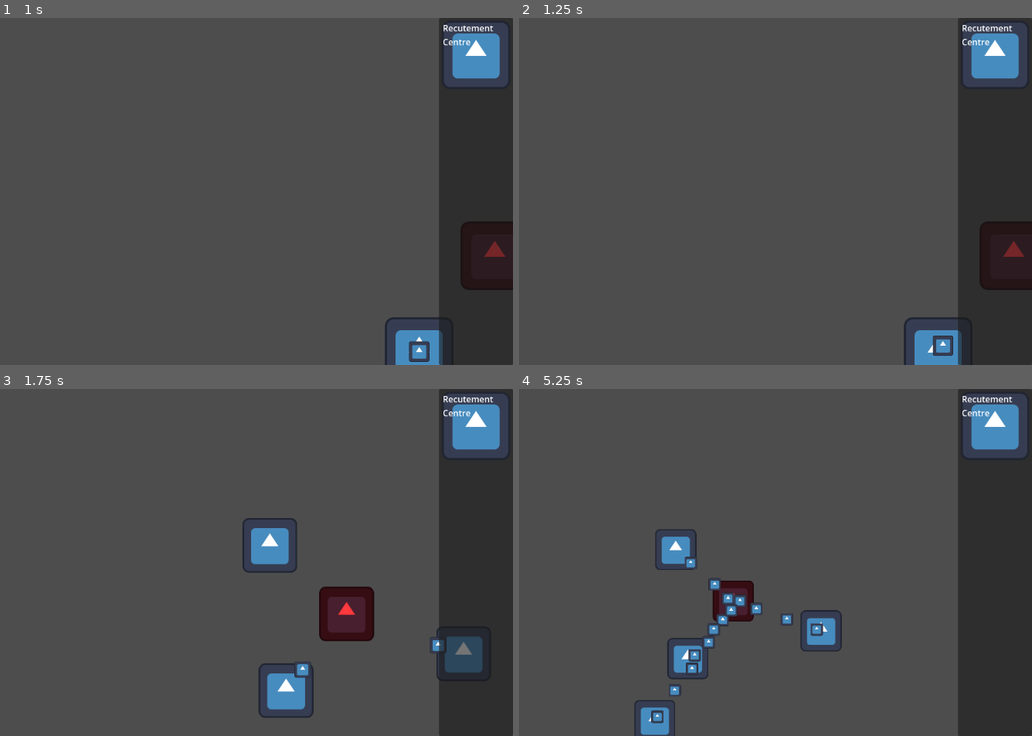
Above: before the commit, frames 1-4 (two rows, left to right).
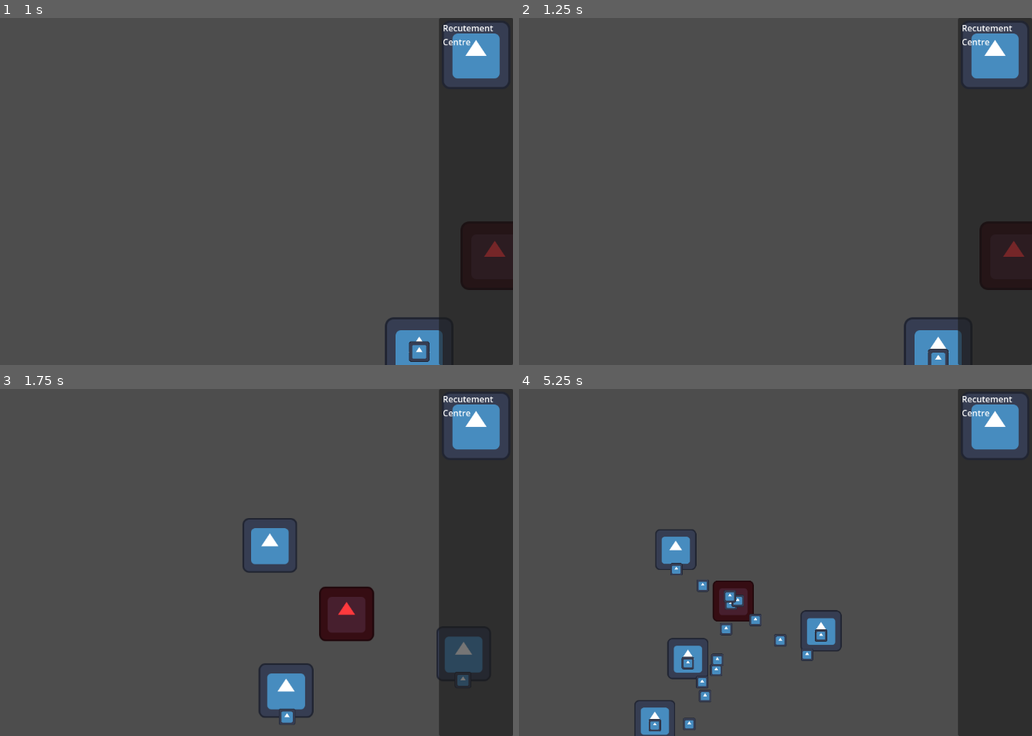
Above: after the commit, the same moments.

Repository: CiaranWoodward/LD55
Game: Godot game, scene res://Map/GameMap.tscn
Two runs of this game, one before a commit and one after it. Both use one fixed random seed, a clock stepped at 60 frames per second and the inputs below. The engine's default icon, where the game draws it, is replaced by a stand-in: a white triangle on a blue panel in a dark square.
Inputs (mouse positions are in pixels of both pictures, inside the frame that each line leads up to):
- Up to frame 1 (1 s): click "Recutement Centre" at 0.5 s
- Up to frame 2 (1.25 s): no input
- Up to frame 3 (1.75 s): move the mouse to (338, 545) at 1.27 s; hold Right (ui_right) from 1.28 s (still down); hold Mouse wheel down (zoom_in) from 1.28 s (still down); click (338, 545) at 1.42 s
- Up to frame 4 (5.25 s): release Right (ui_right) at 2 s; release Mouse wheel down (zoom_in) at 2 s; drag from (601, 579) to (713, 690) at 2.02 s; move the mouse to (785, 486) at 2.77 s; hold Right (ui_right) 2.78-3.5 s; hold Mouse wheel down (zoom_in) 2.78-3.5 s; drag from (693, 631) to (580, 548) at 3.52 s; move the mouse to (908, 614) at 4.27 s; hold Left (ui_left) 4.28-5 s; hold Mouse wheel down (zoom_in) 4.28-5 s; drag from (539, 510) to (806, 631) at 5.02 s

Frame 1 is identical in both runs. In frame 2, 0.3% of the frame differs, in the area x 79-85%, y 91-100%; in frame 3, 0.4%; in frame 4, 1.6%, in the area x 25-61%, y 48-99%.

Commit message:
collisions

Diff:
--- a/Buildings/RecutementCentre.tscn
+++ b/Buildings/RecutementCentre.tscn
@@ -17,3 +17,7 @@
 [node name="BuildPreventionShape" type="CollisionShape2D" parent="BuildPrevention"]
 position = Vector2(0.5, -0.25)
 shape = SubResource("RectangleShape2D_o5ibk")
+
+[node name="Polygon2D" type="Polygon2D" parent="."]
+color = Color(1, 1, 1, 0)
+polygon = PackedVector2Array(-66, -67, 67, -67, 67, -6.42422, 67, 65, -66, 66)
--- a/Characters/Cat.tscn
+++ b/Characters/Cat.tscn
@@ -4,16 +4,16 @@
 [ext_resource type="Texture2D" uid="uid://bqrlf1ou31xpm" path="res://icon.svg" id="2_8vqqb"]
 
 [sub_resource type="CircleShape2D" id="CircleShape2D_6fh43"]
-radius = 19.0263
+radius = 11.49
 
 [node name="Cat" type="CharacterBody2D"]
 script = ExtResource("1_52cgv")
-
-[node name="CollisionShape2D" type="CollisionShape2D" parent="."]
-shape = SubResource("CircleShape2D_6fh43")
 
 [node name="NavigationAgent2D" type="NavigationAgent2D" parent="."]
 
 [node name="Graphic" type="Sprite2D" parent="."]
 scale = Vector2(0.3, 0.3)
 texture = ExtResource("2_8vqqb")
+
+[node name="CollisionShape2D" type="CollisionShape2D" parent="."]
+shape = SubResource("CircleShape2D_6fh43")
--- a/Global.gd
+++ b/Global.gd
@@ -1,6 +1,6 @@
 extends Node
 
-var game_map: Node = null
+var game_map: GameMap = null
 
 signal resource_updated
 
--- a/Map/GameMap.gd
+++ b/Map/GameMap.gd
@@ -1,11 +1,25 @@
+class_name GameMap
 extends Node2D
+
+@onready var nav_region : NavigationRegion2D = $NavigationRegion2D
+@onready var cursor : Cursor = $Cursor
 
 
 # Called when the node enters the scene tree for the first time.
 func _ready():
 	Global.game_map = self
-
+	_compute_nav_mesh()
 
 # Called every frame. 'delta' is the elapsed time since the previous frame.
 func _process(delta):
 	pass
+
+func _compute_nav_mesh():
+	nav_region.bake_navigation_polygon()
+
+func add_building_child(building: Building, position: Vector2):
+	nav_region.add_child(building)
+	building.global_position = position
+	building.as_ui_part = false
+	building.buy()
+	_compute_nav_mesh()
--- a/Map/GameMap.tscn
+++ b/Map/GameMap.tscn
@@ -7,28 +7,25 @@
 [ext_resource type="PackedScene" uid="uid://ckplrxq1lxetw" path="res://UI/Cursor.tscn" id="4_0ycld"]
 [ext_resource type="Script" path="res://Map/PlayerCam.gd" id="6_5o6ap"]
 
-[sub_resource type="NavigationPolygon" id="NavigationPolygon_ar052"]
-vertices = PackedVector2Array(1328, -40, 1261, 680, -49, 653, -7, -54)
-polygons = Array[PackedInt32Array]([PackedInt32Array(0, 1, 2, 3)])
-outlines = Array[PackedVector2Array]([PackedVector2Array(-17, -65, 1339, -50, 1271, 691, -60, 663)])
-source_geometry_group_name = &"navigation_polygon_source_group"
+[sub_resource type="NavigationPolygon" id="NavigationPolygon_imvrd"]
+outlines = Array[PackedVector2Array]([PackedVector2Array(-571, -416, 1749, -422, 1737, 1136, -599, 992)])
 
 [node name="GameMap" type="Node2D"]
 script = ExtResource("1_667xj")
 
 [node name="NavigationRegion2D" type="NavigationRegion2D" parent="."]
-navigation_polygon = SubResource("NavigationPolygon_ar052")
+navigation_polygon = SubResource("NavigationPolygon_imvrd")
 
-[node name="Recutement Centre" parent="." instance=ExtResource("1_p3gag")]
+[node name="Recutement Centre" parent="NavigationRegion2D" instance=ExtResource("1_p3gag")]
 position = Vector2(401, 299)
 
-[node name="Recutement Centre2" parent="." instance=ExtResource("1_p3gag")]
+[node name="Recutement Centre2" parent="NavigationRegion2D" instance=ExtResource("1_p3gag")]
 position = Vector2(298, 492)
 
-[node name="Recutement Centre3" parent="." instance=ExtResource("1_p3gag")]
+[node name="Recutement Centre3" parent="NavigationRegion2D" instance=ExtResource("1_p3gag")]
 position = Vector2(815, 213)
 
-[node name="Portal" parent="." instance=ExtResource("2_4o8v8")]
+[node name="Portal" parent="NavigationRegion2D" instance=ExtResource("2_4o8v8")]
 position = Vector2(542, 120)
 
 [node name="Hud" parent="." instance=ExtResource("3_o1tnc")]
--- a/UI/Cursor.gd
+++ b/UI/Cursor.gd
@@ -62,10 +62,7 @@
 	if _current_action == ActionType.BUILD:
 		var gcoords = _current_building.global_position
 		$Building.remove_child(_current_building)
-		Global.game_map.add_child(_current_building)
-		_current_building.global_position = gcoords
-		_current_building.as_ui_part = false
-		_current_building.buy()
+		Global.game_map.add_building_child(_current_building, gcoords)
 		_current_building = null
 		clear_action()
 
